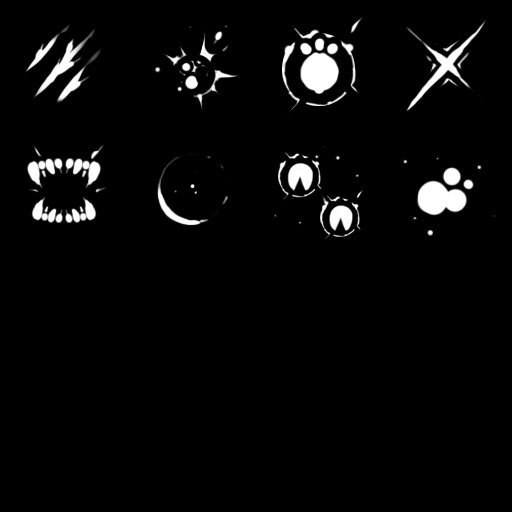
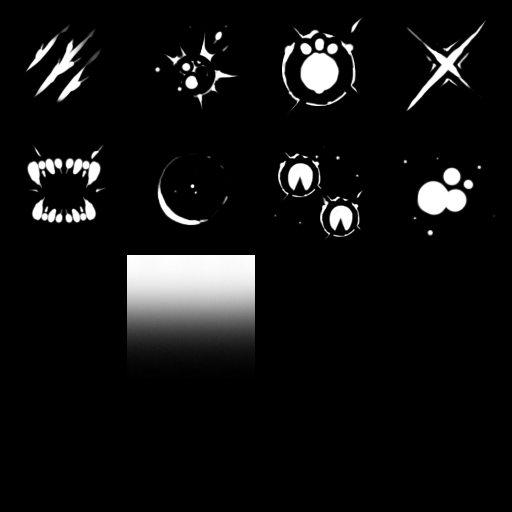
Layer changes from the first 512 × 512 image to the second:
added layer "Layer 13" above "Layer 12" over [127, 255, 255, 376]
